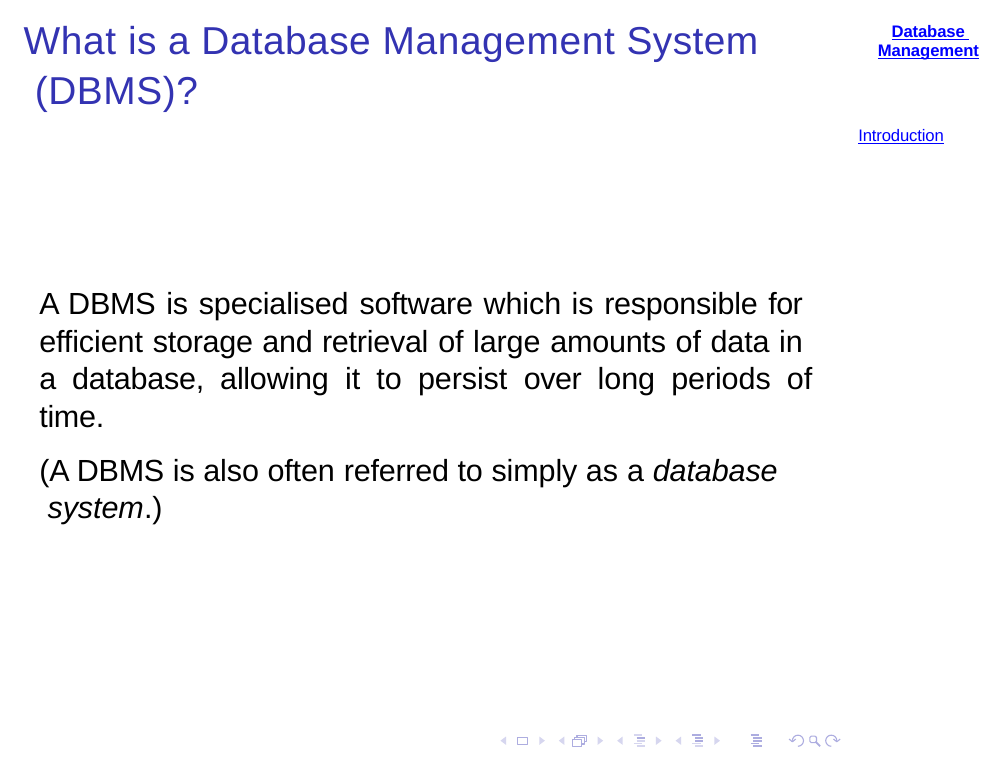
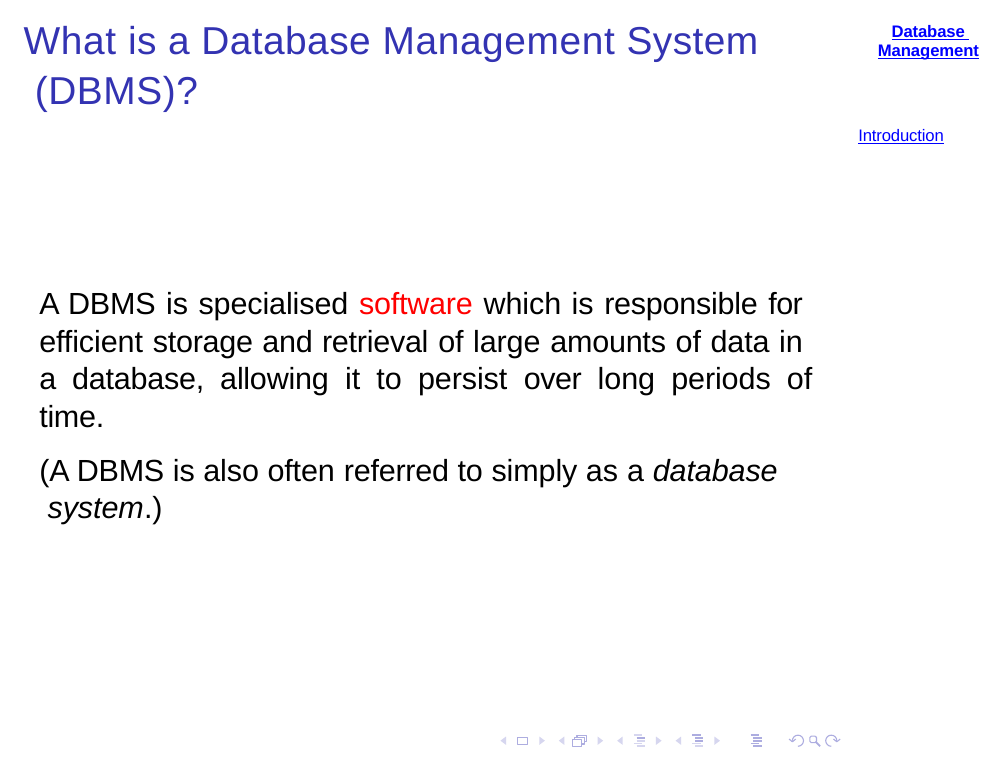
Before and after one commit to shakiliitju/Masters-in-IT, a slide deck: slide 9 of Chapter One 1448/IT 641_Data Management and Governance/Lecture/1 Data management.pptx. Drawn at 1008x757 pixels with LibreOffice and Linux fonts; fonts in the diff are those of the drawing; background and template pictures are left out. Boxes give left, top, right and bottom in pixels: in the first picture for what was removed or moved away, otherwise in the second. Text is boxed around its words. In the diff, an @@ line names an element or a change of style, - is before the commit and + after.

```diff
--- a/Chapter One 1448/IT 641_Data Management and Governance/Lecture/1 Data management.pptx
+++ b/Chapter One 1448/IT 641_Data Management and Governance/Lecture/1 Data management.pptx
@@ text at [39,292,812,428]: text colour #000000 to #FF0000 in "software" @@
```
Also in this commit, not shown: 3 other slides changed, 6 other files.
